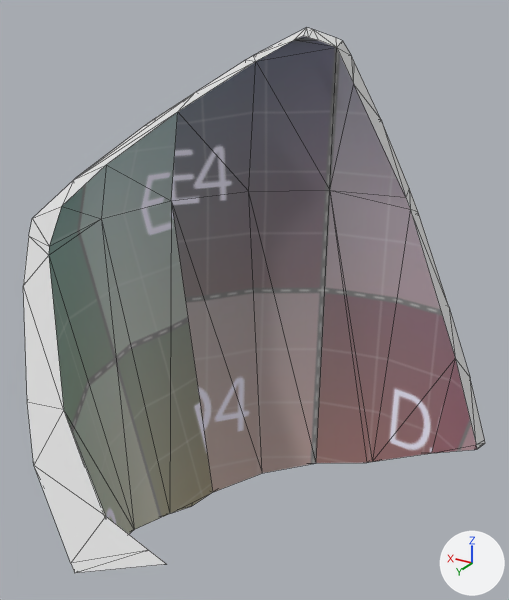
The FBX model Assets/Models/LD Elements/Breakables/LongVase/LongVase_SHAT_cell_013.fbx, before and after one commit.
Rendered twice from a camera (50 mm lens) standing at (-0.505, 1.05, 1.386) and looking at (0.167, -0.072, 0.825). The axes (+X, +Y, +Z) are drawn at lower right. The lights are the same throughout. Mesh edges are drawn as thin lines. Vertices at the same position are counted once.

Objects in the first picture: 'LongVase_SHAT_cell_013'.
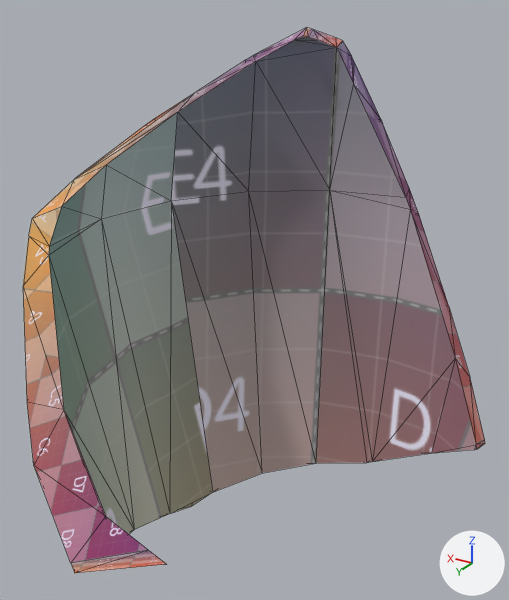
Changed parts and their boxes (x1, y1, x2, y2) in the pictures (509 x 600 px):
```json
{"part": 1, "of": "me_longvase_shat_cell_001", "change": "recoloured", "before": [23, 28, 485, 573], "after": [23, 28, 485, 573]}
```

Scene script edits in JSON lines:
```json
{"block": "me_longvase_shat_cell_001", "where": "me_longvase_shat_cell_001.from_pydata(...)  # 88 vertices, 172 faces; spans x -0.261..0.56, y -0.554..0.44, z 0.223..1.325"}
{"block": "me_longvase_shat_cell_001", "where": "# used by ob_longvase_shat_cell_013; location = (0.0, 0.0, 0.0)"}
{"block": "me_longvase_shat_cell_001", "change": "me_longvase_shat_cell_001 part 1: all 70 faces that had it switch from mat_intern (white #e7e7e7) to mat_extern (picture img_uv_mapping_jpg)"}
```
